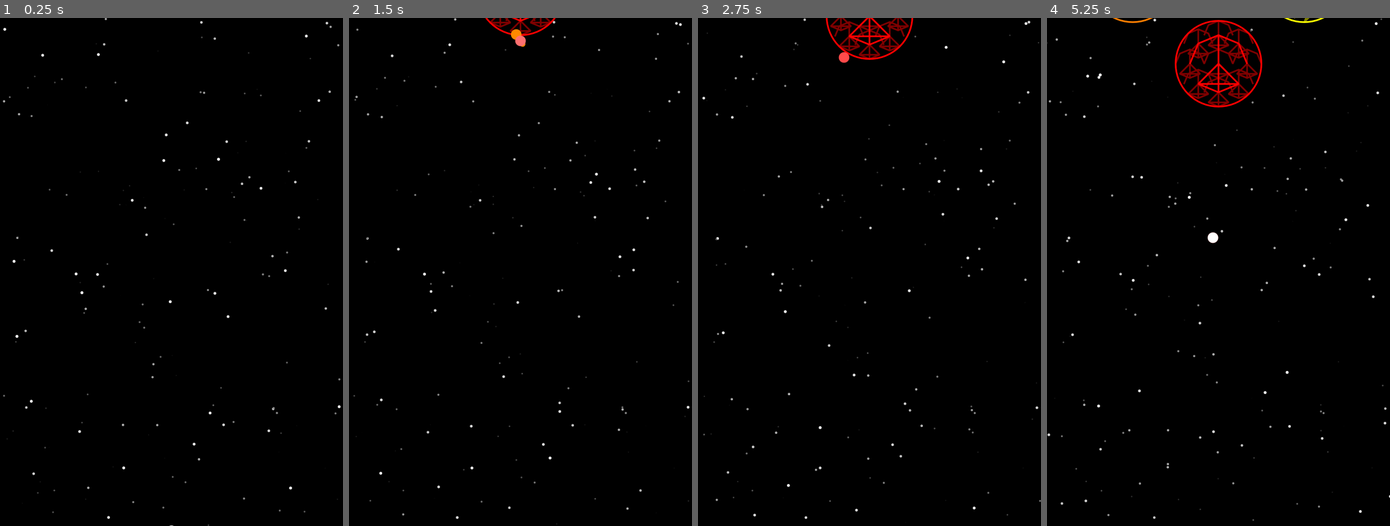
Above: before the commit, frames 1-4 (left to right).
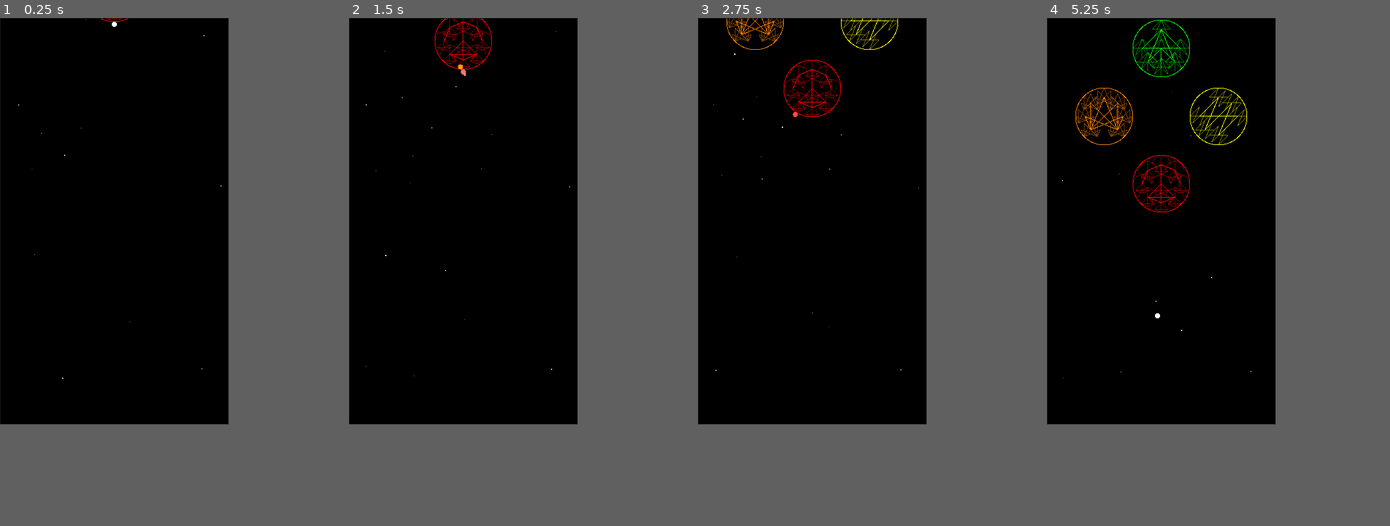
Above: after the commit, the same moments.

Repository: cursebinder22/space-golf-2d
Game: Godot game, scene res://main.tscn
The game is run twice, just before and just after one commit, with the same random seed, the same clock (stepped at 60 frames per second) and the same inputs.
Inputs (mouse positions are in pixels of both pictures, inside the frame that each line leads up to):
- Up to frame 1 (0.25 s): no input
- Up to frame 2 (1.5 s): tap Enter at 0.5 s; move the mouse to (595, 246) at 0.52 s; click (595, 246) at 0.67 s; drag from (451, 297) to (503, 373) at 1.27 s
- Up to frame 3 (2.75 s): move the mouse to (903, 160) at 2.02 s; click (903, 160) at 2.17 s
- Up to frame 4 (5.25 s): drag from (1201, 373) to (1115, 195) at 2.77 s; move the mouse to (1321, 348) at 3.52 s; click (1321, 348) at 3.67 s; drag from (1115, 195) to (1167, 145) at 4.27 s; move the mouse to (1235, 272) at 5.02 s; click (1235, 272) at 5.17 s
In our replay, the window is 540x800 before the commit and 360x640 after it. These sizes can differ from the game's own. Grey fills any space a smaller window leaves; there, only what the larger window draws over its background counts as a difference.

The runs differ from the first frame. In frame 1, 0.9% of the frame differs, in the area x 0-100%, y 0-100%; in frame 2, 1.6%; in frame 3, 2.6%; in frame 4, 4.2%, in the area x 0-100%, y 0-99%.

Commit message:
Shrink game size and pixelate visuals

Diff:
--- a/main.gd
+++ b/main.gd
@@ -1,17 +1,19 @@
 extends Node2D
 
-@onready var view_size = get_viewport().size
-@onready var min_view_size = min(view_size.x, view_size.y)
+@onready var game_width = ProjectSettings.get_setting("display/window/size/viewport_width")
+@onready var game_height = ProjectSettings.get_setting("display/window/size/viewport_height")
+@onready var min_game_size = min(game_width, game_height)
 
 # friction info
 const high_friction = .2
 const normal_friction = .1
 const low_friction = .01
+const aa = false # anti-alias
 
 # planet info
 const drift_speed = 1
 var planets = []
-@onready var line_width = min_view_size / 2**8
+@onready var line_width = 1 # min_game_size / 2**8
 @onready var total_planets = Element.size()
 
 # star info
@@ -19,14 +21,14 @@
 const max_star_flux = 1
 const max_star_speed = 10
 var stars = []
-@onready var total_stars = view_size.x * view_size.y * star_density
+@onready var total_stars = game_width * game_height * star_density
 @onready var min_star_radius = line_width / 2**2
 @onready var max_star_radius = line_width
 
 # ball info
 @onready var normal_ball_radius = line_width * 2**2
 @onready var ball = {
-	'position': Vector2(view_size.x / 2, -2 * normal_ball_radius),
+	'position': Vector2(game_width / 2, -2 * normal_ball_radius),
 	'speed': 0,
 	'direction': Vector2.ZERO,
 	'radius': normal_ball_radius,
@@ -247,7 +249,7 @@
 		'row': -7,
 		'column': -1,
 		'order': 11,
-		'color': Color(.67,.67,.67),
+		'color': Color(.5,.5,.5),
 		'color_name': 'gray',
 		'symbol': 'moon',
 		'aspect': 'presence',
@@ -267,7 +269,7 @@
 		'row': -7,
 		'column': 1,
 		'order': 12,
-		'color': Color(.33,.33,.33),
+		'color': Color(.1,.1,.1),
 		'color_name': 'black',
 		'symbol': 'eye',
 		'aspect': 'desire',
@@ -298,7 +300,7 @@
 	# generate stars
 	for i in range(total_stars):
 		stars.append({
-			'position': Vector2(randi_range(0, view_size.x - 1), randi_range(0, view_size.y - 1)),
+			'position': Vector2(randi_range(0, game_width - 1), randi_range(0, game_height - 1)),
 			'speed': randf_range(0, max_star_speed),
 			'direction': randf_range(0,TAU),
 			'radius': randf_range(min_star_radius, max_star_radius),
@@ -308,9 +310,9 @@
 	# generate planets
 	for i in range(total_planets):
 		var element = Element.values()[i]
-		var planet_radius = min_view_size / 2**3
-		var planet_x = view_size.x / 2 + elements[element].column * planet_radius * 2
-		var planet_y = elements[element].row * view_size.y / 6 - planet_radius - line_width - normal_ball_radius * 2
+		var planet_radius = min_game_size / 2**3
+		var planet_x = game_width / 2 + elements[element].column * planet_radius * 2
+		var planet_y = elements[element].row * game_height / 6 - planet_radius - line_width - normal_ball_radius * 2
 		planets.append({
 			'position': Vector2(planet_x, planet_y),
 			'radius': planet_radius,
@@ -345,8 +347,8 @@
 	# planets: drift downward, wrap around screen
 	for planet in planets:
 		planet.position.y += drift_speed
-		if planet.position.y > view_size.y + planet.radius + line_width + 2 * normal_ball_radius:
-			planet.position.y -= view_size.y * 8/6
+		if planet.position.y > game_height + planet.radius + line_width + 2 * normal_ball_radius:
+			planet.position.y -= game_height * 8/6
 
 		# transfer ownership if ball collision
 		var dist = ball.position.distance_to(planet.position)
@@ -356,19 +358,19 @@
 
 	# wrap ball around screen edges
 	if ball.position.x < -ball.radius:
-		ball.position.x += view_size.x + 2 * ball.radius
+		ball.position.x += game_width + 2 * ball.radius
 		ball.color.a = 0
 		ball.planet = null
-	elif ball.position.x > view_size.x + ball.radius:
-		ball.position.x -= view_size.x + 2 * ball.radius
+	elif ball.position.x > game_width + ball.radius:
+		ball.position.x -= game_width + 2 * ball.radius
 		ball.color.a = 0
 		ball.planet = null
 	if ball.position.y < -ball.radius:
-		ball.position.y += view_size.y + 2 * ball.radius
+		ball.position.y += game_height + 2 * ball.radius
 		ball.color.a = 0
 		ball.planet = null
-	elif ball.position.y > view_size.y + ball.radius:
-		ball.position.y -= view_size.y + 2 * ball.radius
+	elif ball.position.y > game_height + ball.radius:
+		ball.position.y -= game_height + 2 * ball.radius
 		ball.color.a = 0
 		ball.planet = null
 
@@ -401,15 +403,15 @@
 
 		# wrap x
 		if star.position.x < 0 - star.radius:
-			star.position.x += view_size.x + star.radius * 2
-		elif star.position.x >= view_size.x + star.radius:
-			star.position.x -= view_size.x + star.radius * 2
+			star.position.x += game_width + star.radius * 2
+		elif star.position.x >= game_width + star.radius:
+			star.position.x -= game_width + star.radius * 2
 
 		# wrap y
 		if star.position.y < 0 - star.radius:
-			star.position.y += view_size.y + star.radius * 2
-		elif star.position.y >= view_size.y + star.radius:
-			star.position.y -= view_size.y + star.radius * 2
+			star.position.y += game_height + star.radius * 2
+		elif star.position.y >= game_height + star.radius:
+			star.position.y -= game_height + star.radius * 2
 
 	# call draw function
 	queue_redraw()
@@ -422,26 +424,26 @@
 				radius * -sin(from_point * TAU/8)
 			)
 			if str(to_point) == 'C':
-				draw_line(from_point_pos, position, color, line_width, true)
+				draw_line(from_point_pos, position, color, line_width, aa)
 			else:
 				var to_point_pos = position + Vector2(
 					radius * cos(to_point * TAU/8),
 					radius * -sin(to_point * TAU/8)
 				)
-				draw_line(from_point_pos, to_point_pos, color, line_width, true)
+				draw_line(from_point_pos, to_point_pos, color, line_width, aa)
 
 func _draw() -> void:
 	for star in stars:
 		# lux contingent on radius, affects color
 		var lux = (star.radius - min_star_radius) / (max_star_radius - min_star_radius)
 		var color = Color(lux, lux, lux)
-		draw_circle(star.position, star.radius, color, true, -1.0, true)
+		draw_circle(star.position, star.radius, color, true, -1.0, aa)
 
 	for planet in planets:
 		var planet_color = elements[planet.element].color
 
 		# hide stars behind planet
-		draw_circle(planet.position, planet.radius, Color(0,0,0), true)
+		draw_circle(planet.position, planet.radius, Color(0,0,0), true, -1.0, aa)
 
 		# smaller corner patterns
 		for from_point in elements[planet.element].pattern:
@@ -458,12 +460,12 @@
 		draw_pattern(planet.position, planet.element, planet.radius * 2/3, planet_color)
 
 		# planet surface rim
-		draw_circle(planet.position, planet.radius, planet_color, false, line_width, true)
+		draw_circle(planet.position, planet.radius, planet_color, false, line_width, aa)
 
 	# drag line and dots
 	if draw_drag_line:
 		var dist = click_start_pos.distance_to(click_drag_pos)
-		var ratio = clamp(dist / min_view_size, 0, 1)
+		var ratio = clamp(dist / min_game_size, 0, 1)
 		if not fade_drag_line:
 			line_end_pos = ball.position - (click_drag_pos - click_start_pos) / 4
 			drag_color = Color.from_hsv(ratio, 1, 1)
@@ -471,15 +473,18 @@
 			drag_color.a -= .1
 			if drag_color.a <= 0:
 				draw_drag_line = false
-		draw_line(ball.position, line_end_pos, drag_color, line_width * 1.5, true)
+		draw_line(ball.position, line_end_pos, drag_color, line_width * 1.5, aa)
 		# big circle
-		draw_circle(line_end_pos, ball.radius, drag_color, true, -1.0, true)
-		draw_circle(line_end_pos, ball.radius/2, drag_color, true, -1.0, true)
+		draw_circle(line_end_pos, ball.radius, drag_color, true, -1.0, aa)
+		draw_circle(line_end_pos, ball.radius/2, drag_color, true, -1.0, aa)
 		# small circle
-		draw_circle(ball.position + (ball.position - line_end_pos) / 2, ball.radius / 2, drag_color, true, -1.0, true)
+		draw_circle(ball.position + (ball.position - line_end_pos) / 2, ball.radius / 2, drag_color, true, -1.0, aa)
 
 	# ball
-	draw_circle(ball.position, ball.radius, ball.color, true, -1.0, true)
+	draw_circle(ball.position, ball.radius, ball.color, true, -1.0, aa)
 	ball.color.v = clamp(ball.color.v + .01, 0, 1)
 	ball.color.s = clamp(ball.color.s - .01, 0, 1)
 	ball.color.a = clamp(ball.color.a + .1, 0, 1)
+
+	# game border
+	draw_rect(Rect2(1, 1, game_width - 1, game_height - 1), Color(.1,.1,.1), false, 1, false)
--- a/project.godot
+++ b/project.godot
@@ -13,11 +13,14 @@
 config/name="Space Golf 2D"
 run/main_scene="uid://c5x2lxptuktpy"
 config/features=PackedStringArray("4.4", "Mobile")
+run/max_fps=60
 
 [display]
 
-window/size/viewport_width=1080
-window/size/viewport_height=2400
+window/size/viewport_width=360
+window/size/viewport_height=640
+window/stretch/mode="viewport"
+window/stretch/scale_mode="integer"
 
 [editor_plugins]
 
